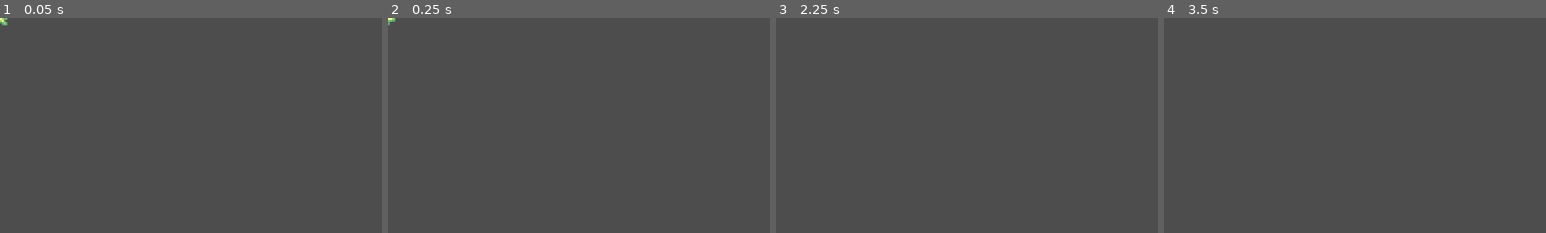
Above: before the commit, frames 1-4 (left to right).
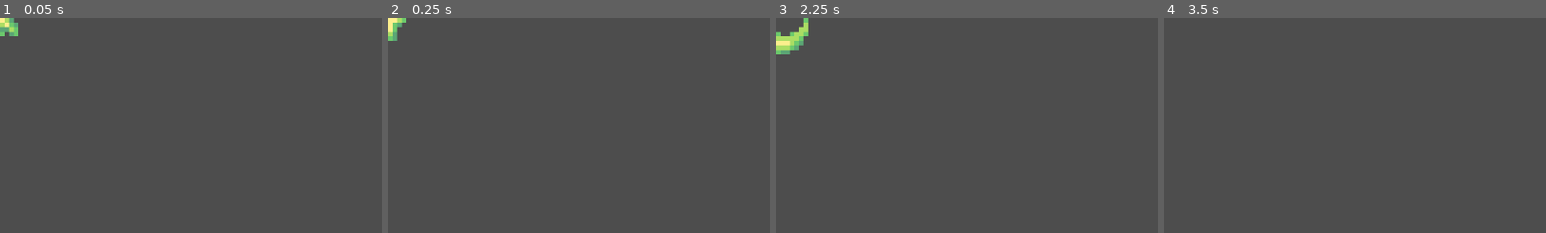
Above: after the commit, the same moments.

Repository: Ricky042/2DBossFighter
Game: Godot game, scene res://characters/bomb.tscn
Same seed, same stepped clock (60 frames per second), same inputs: the game is played once before the commit and once after it. This scene is started directly instead of the project's main scene.
Inputs (mouse positions are % of the whole screen's width and height, from its top left):
- Up to frame 1 (0.05 s): no input
- Up to frame 2 (0.25 s): no input
- Up to frame 3 (2.25 s): move the mouse to (72, 45) at 0.52 s; hold D (right) 0.53-1.28 s; click (72, 45) at 0.6 s; move the mouse to (30, 55) at 1.27 s; hold S (down) 1.28-2.03 s; tap Space (dodge) at 1.35 s; click (30, 55) at 1.55 s; tap Enter at 2 s; move the mouse to (60, 28) at 2.02 s; hold D (right) from 2.03 s (still down); click (60, 28) at 2.1 s
- Up to frame 4 (3.5 s): tap Space (dodge) at 2.75 s; move the mouse to (45, 70) at 2.77 s; release D (right) at 2.78 s; hold W (up) from 2.78 s (still down); click (45, 70) at 2.85 s
The pictures show only the part of the screen within x 0-50%, y 0-50%; the shares and areas given below are measured in that part.

The runs differ from the first frame. In frame 1, 0.4% of the frame differs, in the area x 0-5%, y 0-9%; in frame 2, 0.3%; in frame 3, 0.8%, in the area x 0-9%, y 0-17%; in frame 4, nothing differs.

Commit message:
v0.1.2
 - larger bombs
 - animation on bomb explosion

Diff:
--- a/characters/bomb.gd
+++ b/characters/bomb.gd
@@ -4,36 +4,48 @@
 @export var explosion_delay := 2.0
 @export var bullet_scene: PackedScene
 
+@onready var animated_sprite := $AnimatedSprite2D  # Make sure this path is correct
+
+var exploded := false
+
 func setup(direction: Vector2):
 	velocity = direction.normalized() * speed
-	# Removed start_explosion_timer() from here
 
 func _ready():
 	start_explosion_timer()
 
 func _physics_process(delta):
-	# Move and bounce
+	if exploded:
+		# Stop moving after explosion started
+		return
+
 	var collision = move_and_collide(velocity * delta)
 	if collision:
-		# Reflect velocity over the surface normal to simulate a bounce
 		velocity = velocity.bounce(collision.get_normal())
 
-func start_explosion_timer():
+func start_explosion_timer() -> void:
 	await get_tree().create_timer(explosion_delay).timeout
 	explode()
 
 func explode():
-	if not bullet_scene:
-		queue_free()
+	if exploded:
 		return
+	exploded = true
+	velocity = Vector2.ZERO  # stop movement
 
-	var origin = global_position
-	for i in range(8):
-		var bullet = bullet_scene.instantiate()
-		var angle = i * (PI * 2 / 8)
-		var dir = Vector2(cos(angle), sin(angle))
-		bullet.global_position = origin
-		bullet.setup(dir, 400)  # Adjust speed if needed
-		get_tree().current_scene.add_child(bullet)
+	animated_sprite.play("explode")
+	animated_sprite.animation_finished.connect(_on_animation_finished)
+
+func _on_animation_finished():
+	# Spawn bullets after animation is done
+	if bullet_scene:
+		var origin = global_position
+		for i in range(8):
+			var bullet = bullet_scene.instantiate()
+			var angle = i * (PI * 2 / 8)
+			var dir = Vector2(cos(angle), sin(angle))
+			bullet.global_position = origin
+			bullet.setup(dir, 400)  # Adjust bullet speed if needed
+			get_tree().current_scene.add_child(bullet)
 
 	queue_free()
--- a/characters/bomb.tscn
+++ b/characters/bomb.tscn
@@ -74,6 +74,7 @@
 }]
 
 [sub_resource type="CircleShape2D" id="CircleShape2D_ko8bv"]
+radius = 25.02
 
 [node name="Bomb" type="CharacterBody2D"]
 collision_layer = 16
@@ -82,11 +83,10 @@
 bullet_scene = ExtResource("2_fo8q0")
 
 [node name="AnimatedSprite2D" type="AnimatedSprite2D" parent="."]
-scale = Vector2(2, 2)
+scale = Vector2(5, 5)
 sprite_frames = SubResource("SpriteFrames_nfpo0")
 animation = &"moving"
 autoplay = "moving"
-frame_progress = 0.819932
 
 [node name="CollisionShape2D" type="CollisionShape2D" parent="."]
 shape = SubResource("CircleShape2D_ko8bv")
--- a/characters/boss.gd
+++ b/characters/boss.gd
@@ -12,11 +12,13 @@
 var room_bounds: Rect2
 var max_hp := 50
 var current_hp := 50
-var in_bomb_phase := false
+
+var bomb_phase_started := false
 
 @onready var camera := get_node("/root/MainScene/Camera2D")
 @onready var shoot_timer := Timer.new()
 @onready var move_timer := Timer.new()
+@onready var bomb_timer := Timer.new()
 
 func _ready():
 	# Set up room bounds based on camera limits
@@ -25,10 +27,7 @@
 		Vector2(camera.limit_right - camera.limit_left, camera.limit_bottom - camera.limit_top)
 	)
 
-	# Locate player
-	player = get_node("/root/MainScene/Player")
-
-	# Initialize and start timers
+	# Add timers as children
 	add_child(shoot_timer)
 	shoot_timer.wait_time = shoot_interval
 	shoot_timer.timeout.connect(_shoot)
@@ -38,6 +37,15 @@
 	move_timer.wait_time = move_interval
 	move_timer.timeout.connect(_set_new_target_position)
 	move_timer.start()
+
+	add_child(bomb_timer)
+	bomb_timer.wait_time = 2.0
+	bomb_timer.one_shot = false
+	bomb_timer.timeout.connect(_drop_bomb)
+	# Start bomb timer only when bomb phase begins (not now)
+
+	# Locate player
+	player = get_node("/root/MainScene/Player")
 
 	_set_new_target_position()
 
@@ -51,10 +59,10 @@
 
 	move_and_slide()
 
-	# Enter bomb phase at 50% HP
-	if not in_bomb_phase and current_hp <= (0.5 * max_hp):
-		in_bomb_phase = true
-		print("Entered Bomb Phase")
+	# Start bomb phase once health drops below 50% (only once)
+	if not bomb_phase_started and current_hp <= (0.5 * max_hp):
+		bomb_phase_started = true
+		bomb_timer.start()
 
 func _set_new_target_position():
 	# Choose a random position within the room bounds
@@ -68,38 +76,29 @@
 
 	var player_pos = player.global_position
 	var player_velocity = player.velocity
-	var direction: Vector2
+
+	var direction := Vector2.ZERO
 
 	if current_hp > (0.75 * max_hp):
-		# Regular shot with more spread
+		# Regular shot with spread
 		direction = (player_pos - global_position).normalized()
-		direction = direction.rotated(randf_range(-0.3, 0.3))  # Add spread
+		direction = direction.rotated(randf_range(-0.3, 0.3))
 	else:
-		# Predictive shot
+		# Predictive shooting
 		var distance = global_position.distance_to(player_pos)
 		var travel_time = distance / bullet_speed
 		var predicted_position = player_pos + player_velocity * travel_time
 		direction = (predicted_position - global_position).normalized()
 
-	# Fire a bullet
 	var bullet = bullet_scene.instantiate()
 	bullet.global_position = global_position
 	get_tree().current_scene.add_child(bullet)
 	bullet.setup(direction, bullet_speed)
 
-	# Fire a bomb if in bomb phase
-	if in_bomb_phase:
-		_drop_bomb()
-
 func _drop_bomb():
-	print("Bomb Scene:", bomb_scene)
-	print("Player:", player)
-
 	if not bomb_scene or not player:
-		print("No bomb scene or player!")
 		return
 
-	print("Dropping Bomb")
 	var bomb = bomb_scene.instantiate()
 	bomb.global_position = global_position
 
@@ -116,4 +115,4 @@
 
 func die():
 	print("Boss Defeated")
-	queue_free()  # Or trigger victory state
+	queue_free()
